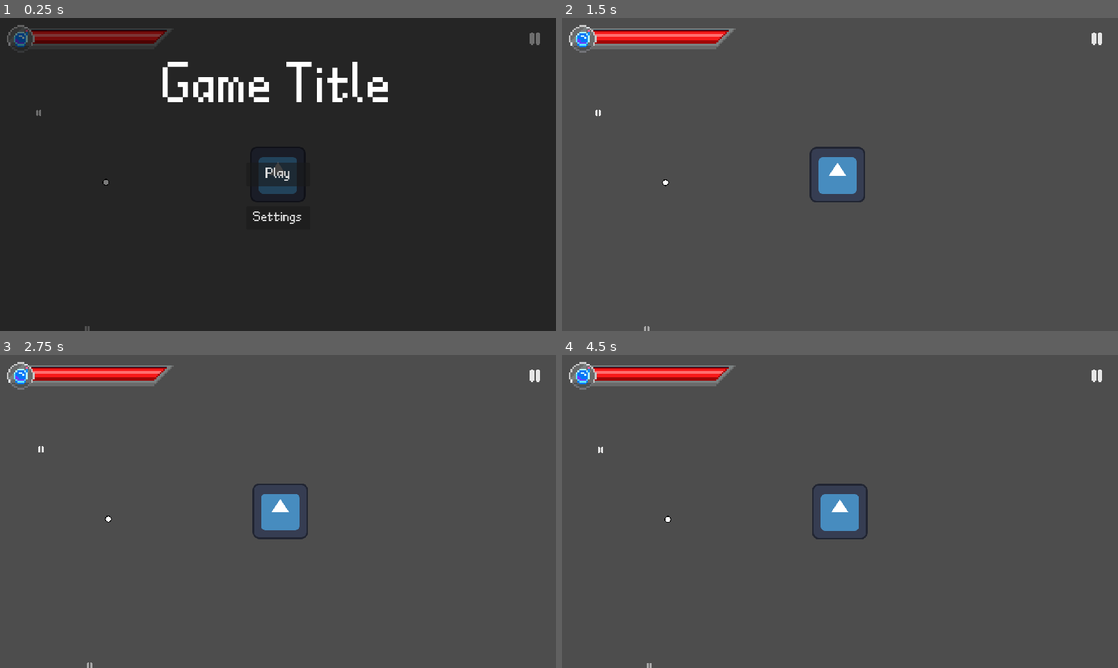
Above: before the commit, frames 1-4 (two rows, left to right).
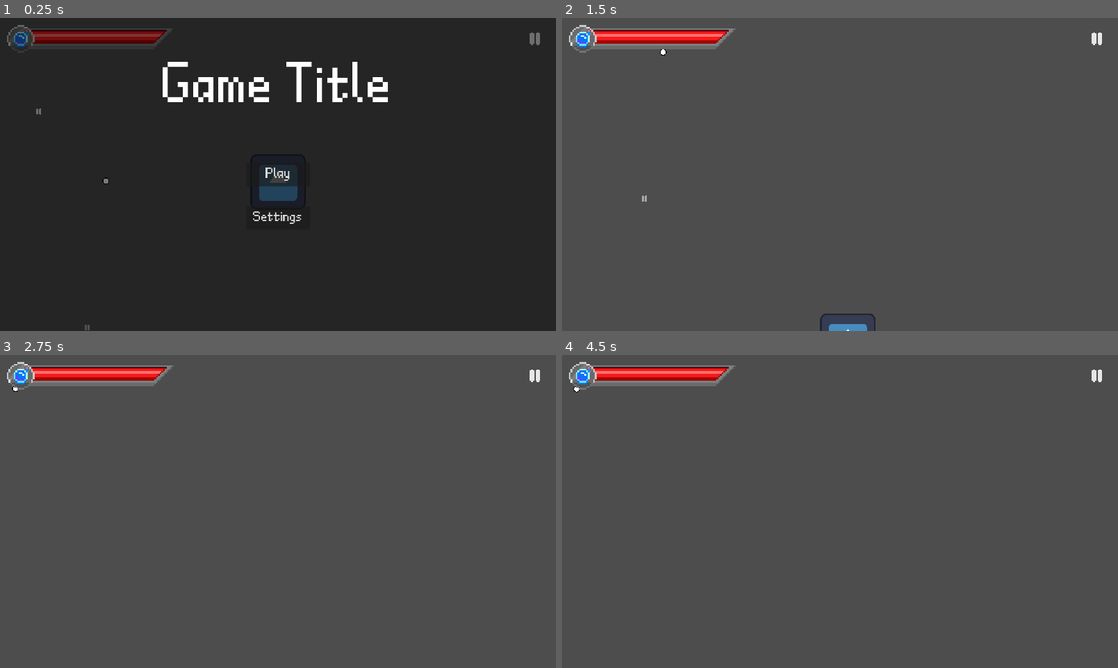
Above: after the commit, the same moments.

Repository: GiorgioRPo/3DC-OH-NF-Game
Game: Godot game, scene res://Scenes/Levels/level.tscn
Same seed, same stepped clock (60 frames per second), same inputs: the game is played once before the commit and once after it. The engine's default icon, where the game draws it, is replaced by a stand-in: a white triangle on a blue panel in a dark square.
Inputs (mouse positions are in pixels of both pictures, inside the frame that each line leads up to):
- Up to frame 1 (0.25 s): no input
- Up to frame 2 (1.5 s): click "Play" at 0.5 s; move the mouse to (962, 158) at 1.27 s; hold D (right) from 1.28 s (still down); tap Space (jump, bound only after the commit) at 1.35 s
- Up to frame 3 (2.75 s): keep holding D (right); tap Space (jump, bound only after the commit) at 1.52, 1.82, 2.1, 2.27, 2.57 s; move the mouse to (166, 527) at 2.02 s
- Up to frame 4 (4.5 s): move the mouse to (895, 442) at 2.77 s; release D (right) at 2.78 s; hold A (left) 2.78-3.5 s; tap Space (jump, bound only after the commit) at 2.85 s; click (1095, 376) at 3.5 s; click "Resume" at 4.25 s

The runs differ from the first frame. In frame 1, 0.4% of the frame differs, in the area x 6-54%, y 28-100%; in frame 2, 1.3%, in the area x 6-57%, y 10-100%; in frame 3, 1.1%; in frame 4, 1.1%.
Error before the commit: Parse Error: Identifier "JUMP_FORCE" not declared in the current scope. (res://Scripts/Objects/player.gd:31)

Commit message:
test
test

Diff:
--- a/Scenes/Objects/player.tscn
+++ b/Scenes/Objects/player.tscn
@@ -8,9 +8,6 @@
 
 [node name="Player" type="CharacterBody2D"]
 script = ExtResource("1_lvxql")
-max_speed = null
-acceleration = null
-max_health = null
 
 [node name="Sprite" type="Sprite2D" parent="."]
 texture = ExtResource("2_s2nxx")
--- a/Scripts/Levels/level.gd
+++ b/Scripts/Levels/level.gd
@@ -11,8 +11,8 @@
 
 func _process(delta: float) -> void:
 	if Input.is_action_just_pressed("down"):
-		redflash.flash(.5)
-		camera.shake(0.2,0.3)
+		#redflash.flash(.5)
+		#camera.shake(0.2,0.3)
 		player.hit(5)
 	if Input.is_action_just_pressed("up"):
 		player.hit(-5)
--- a/Scripts/Objects/player.gd
+++ b/Scripts/Objects/player.gd
@@ -6,7 +6,8 @@
 @export var max_health:int = 100
 
 # Movement Variables
-var gravity = 600
+var jump_force:float = -400
+var gravity:float = 600
 var dir := Vector2.ZERO
 var speed:float = 200
 
@@ -25,19 +26,16 @@
 	# Handles Direction and Player Input
 	var target_dir = Vector2(Input.get_axis("left", "right"), Input.get_axis("up", "down"))
 	dir = dir.move_toward(target_dir, delta*acceleration)
+
 	if not is_on_floor():
 		velocity.y += gravity * delta
-	if Input.is_action_just_pressed("ui_up") and is_on_floor():
-		velocity.y = JUMP_FORCE
+		print("Your message here")
 
-	# Handles Horizontal Sprite Flipping
-	if dir.x > 0:
-		$Sprite.flip_h = false
-	else:
-		$Sprite.flip_h = true
+	if Input.is_action_just_pressed("jump") and is_on_floor():
+		velocity.y = jump_force
 
 	# Handles Final Movement
-	velocity = dir * speed
+	velocity.x = dir.x * speed
 	move_and_slide()
 
 func hit(dmg:int):
--- a/project.godot
+++ b/project.godot
@@ -47,6 +47,11 @@
 down={
 "deadzone": 0.5,
 "events": [Object(InputEventKey,"resource_local_to_scene":false,"resource_name":"","device":-1,"window_id":0,"alt_press …(192 unchanged characters)…
+, null]
+}
+jump={
+"deadzone": 0.5,
+"events": [Object(InputEventKey,"resource_local_to_scene":false,"resource_name":"","device":0,"window_id":0,"alt_pressed":false,"shift_pressed":false,"ctrl_pressed":false,"meta_pressed":false,"pressed":false,"keycode":0,"physical_keycode":32,"key_label":0,"unicode":0,"location":0,"echo":false,"script":null)
 ]
 }
 
